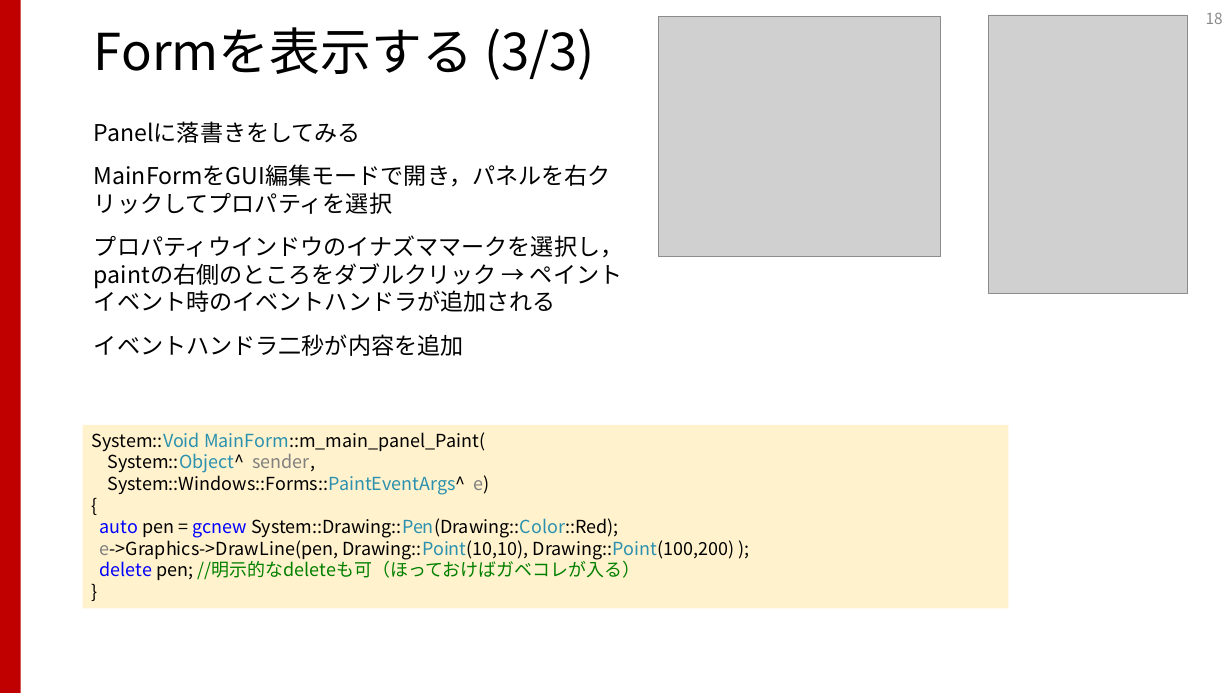
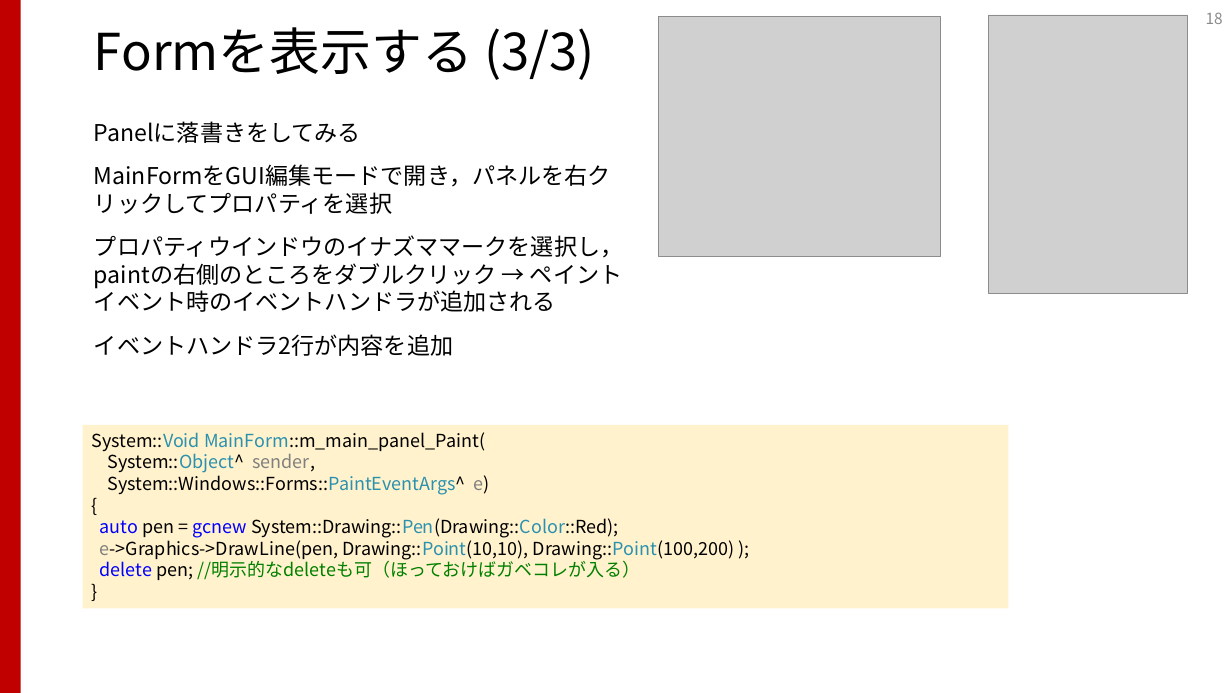
Before and after one commit to shibasab/IGLabProgramBootup, a slide deck: slide 18 of プログラミングスタートアップ.pptx. Drawn at 1232x693 pixels with LibreOffice and Linux fonts; fonts in the diff are those of the drawing; grey boxes stand for pictures. Boxes give left, top, right and bottom in pixels: in the first picture for what was removed or moved away, otherwise in the second. Text is boxed around its words. In the diff, an @@ line names an element or a change of style, - is before the commit and + after.

```diff
--- a/プログラミングスタートアップ.pptx
+++ b/プログラミングスタートアップ.pptx
@@ text at [94,334,453,356]: text changed @@
-イベントハンドラ二秒が内容を追加
+イベントハンドラ2行が内容を追加
```
Also in this commit, not shown: 12 other files.
